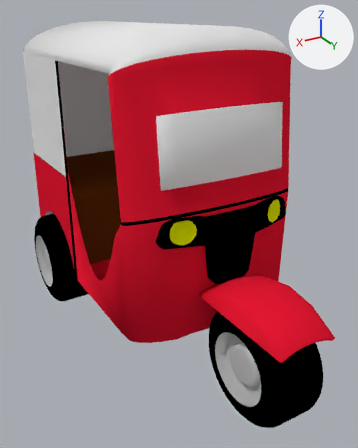
One commit to the Blender file Modelos/Tuc tuc.blend: the scene before it, then after it.
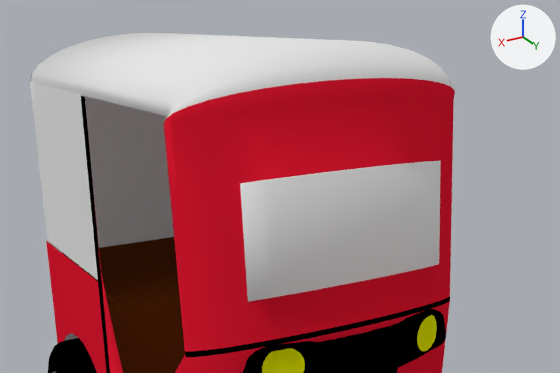
Each version is shown whole from a 50 mm lens placed at (0.958, 1.746, 1.296), pointed at (0.003, 0.154, 0.5), then close up on the part from 1% to 100% of the width and 0% to 53% of the height. Arrows for +X, +Y and +Z are at upper right; the lights stay in place.
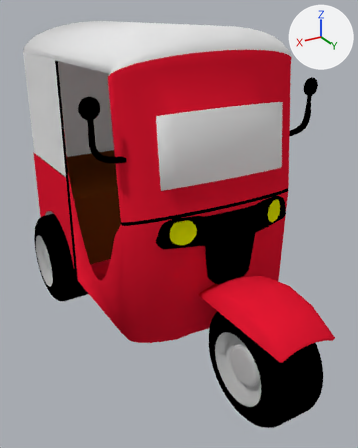
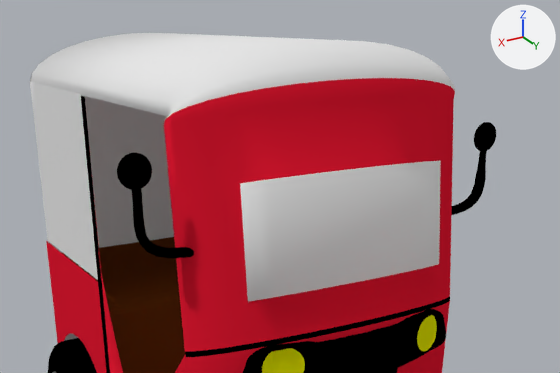
Changed parts and their boxes [x1, y1, x2, y2] in the close-ups (560 x 373 px):
'BezierCurve.000', added (black): after [132, 188, 194, 258]
'Cylinder.001', added (black): after [117, 153, 152, 190]
'BezierCurve.001', added (black): after [452, 150, 487, 215]
'Cylinder', added (black): after [474, 122, 496, 151]

The change, as a list of edits to the scene's bpy script:
```text
Add me_cubeziercurve_002:
    me_cubeziercurve_002.from_pydata(...)  # 624 vertices, 576 faces; spans x -1.068..-0.21, y -0.069..0.068, z -0.068..0.959
    me_cubeziercurve_002.polygons.foreach_set('use_smooth', [True] * 576)
    me_cubeziercurve_002.materials.append(mat_material)  # black #000000
Add me_cylinder:
    me_cylinder.from_pydata(...)  # 480 vertices, 450 faces; spans x -1.0..1.0, y -1.0..1.0, z -1.0..1.0
    me_cylinder.polygons.foreach_set('use_smooth', [True] * 450)
    me_cylinder.materials.append(mat_material)  # black #000000
Add ob_beziercurve_001:
    ob_beziercurve_001 = bpy.data.objects.new('BezierCurve.001', me_cubeziercurve_002)
    ob_beziercurve_001.location = (-0.298, 0.376, 0.873)
    ob_beziercurve_001.scale = (0.133, 0.21, 0.143)
Add ob_cylinder:
    ob_cylinder = bpy.data.objects.new('Cylinder', me_cylinder)
    ob_cylinder.location = (-0.431, 0.376, 1.038)
    ob_cylinder.rotation_euler = (1.571, 0.0, 0.0)  # degrees (90, 0, 0)
    ob_cylinder.scale = (0.0334, 0.0334, 0.011)
Add ob_cylinder_001:
    ob_cylinder_001 = bpy.data.objects.new('Cylinder.001', me_cylinder.copy())
    ob_cylinder_001.location = (0.437, 0.376, 1.038)
    ob_cylinder_001.rotation_euler = (1.571, 0.0, 3.142)  # degrees (90, 0, 180)
    ob_cylinder_001.scale = (0.0334, 0.0334, 0.011)
Add ob_beziercurve_000:
    ob_beziercurve_000 = bpy.data.objects.new('BezierCurve.000', me_cubeziercurve_002.copy())
    ob_beziercurve_000.location = (0.303, 0.376, 0.873)
    ob_beziercurve_000.rotation_euler = (0.0, 0.0, 3.142)  # degrees (0, 0, 180)
    ob_beziercurve_000.scale = (0.133, 0.21, 0.143)
```
